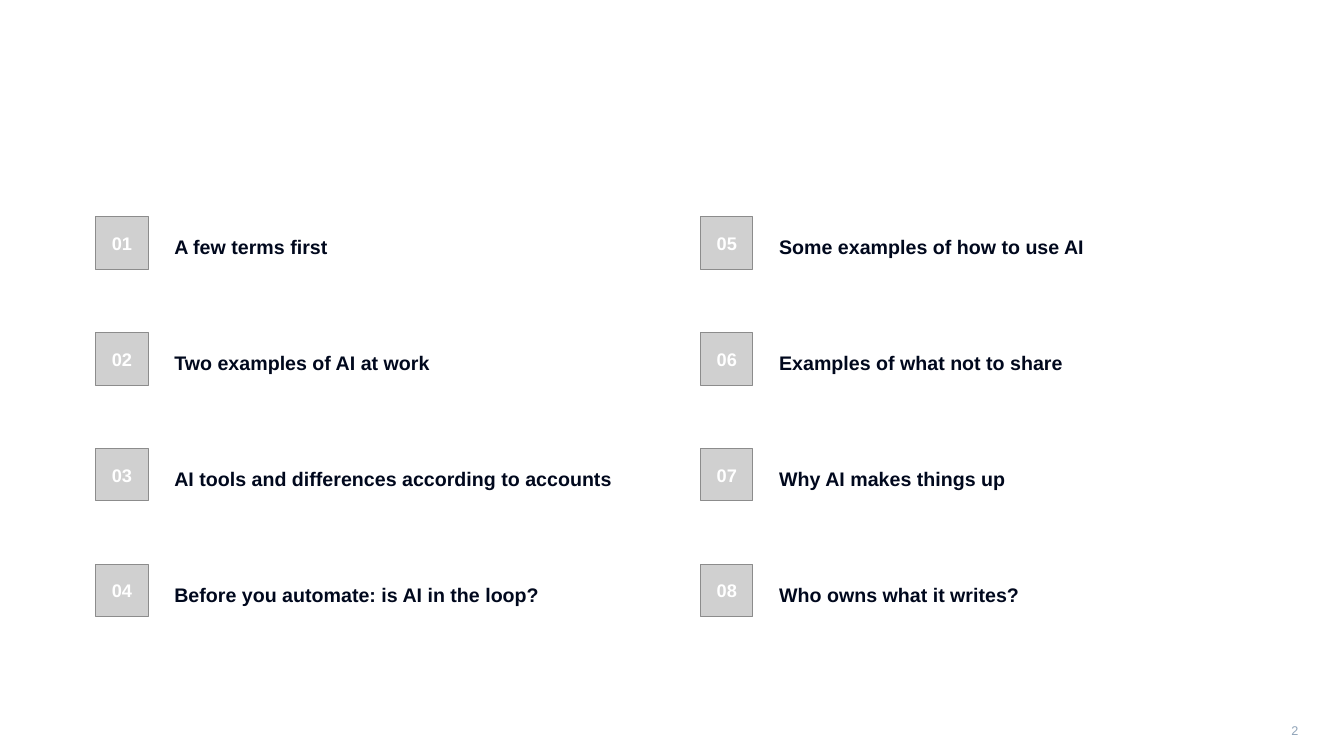
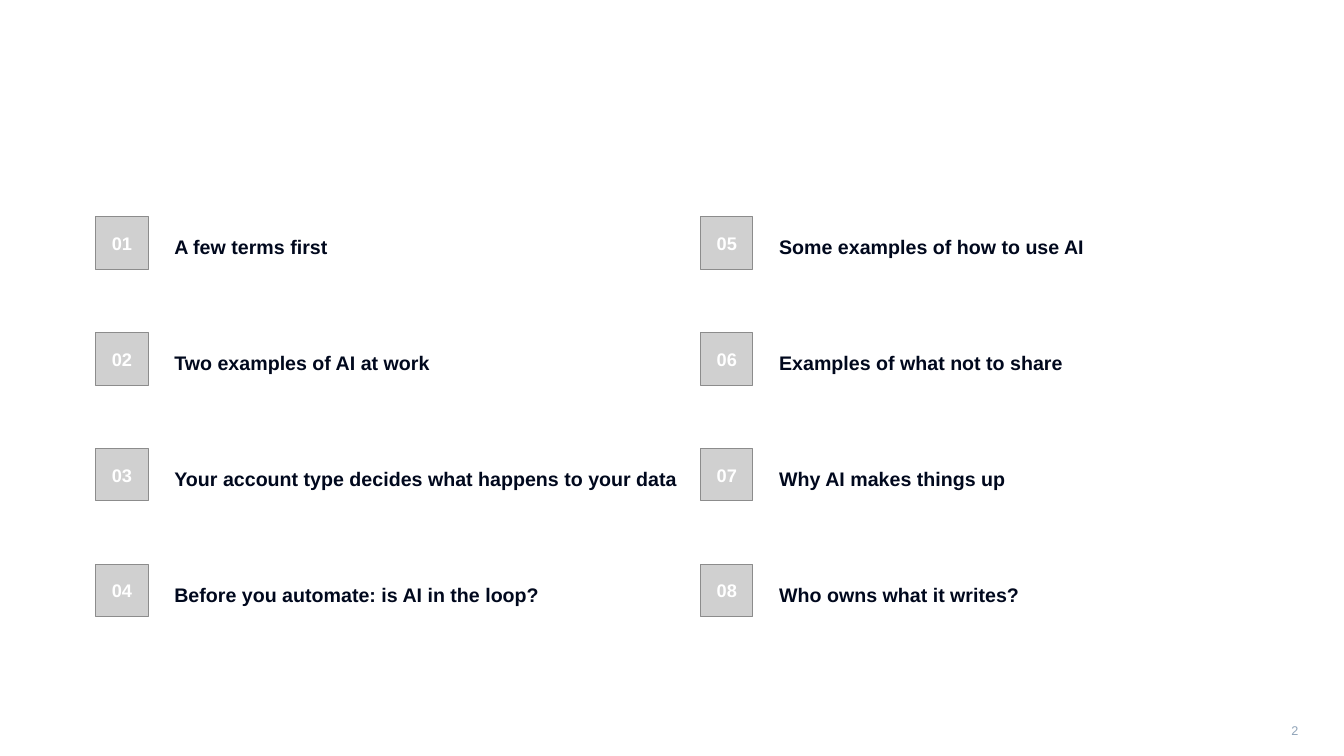
Before and after one commit to sansanabria/ai-adoption-eu, a slide deck: slide 2 of AI At Work.pptx. Drawn at 1344x756 pixels with LibreOffice and Linux fonts; fonts in the diff are those of the drawing; grey boxes stand for pictures; background and template pictures are left out. Boxes give left, top, right and bottom in pixels: in the first picture for what was removed or moved away, otherwise in the second. Text is boxed around its words. In the diff, an @@ line names an element or a change of style, - is before the commit and + after.

Commit message:
feat: make the AI at work deck public ready and add a slide PDF
Reword team specific lines (our systems, IT built for us, Legal or Compliance) as
general advice, add a closing link to the dashboard, give the web deck the
PowerPoint title artwork, sharing tags and a Download PDF button, and export the
12 slides as a 16:9 PDF.

```diff
--- a/AI At Work.pptx
+++ b/AI At Work.pptx
@@ text at bbox=[174, 471, 676, 490]: text changed @@
-AI tools and differences according to accounts
+Your account type decides what happens to your data
```
Also in this commit, not shown: 6 other slides changed, 7 other files.
